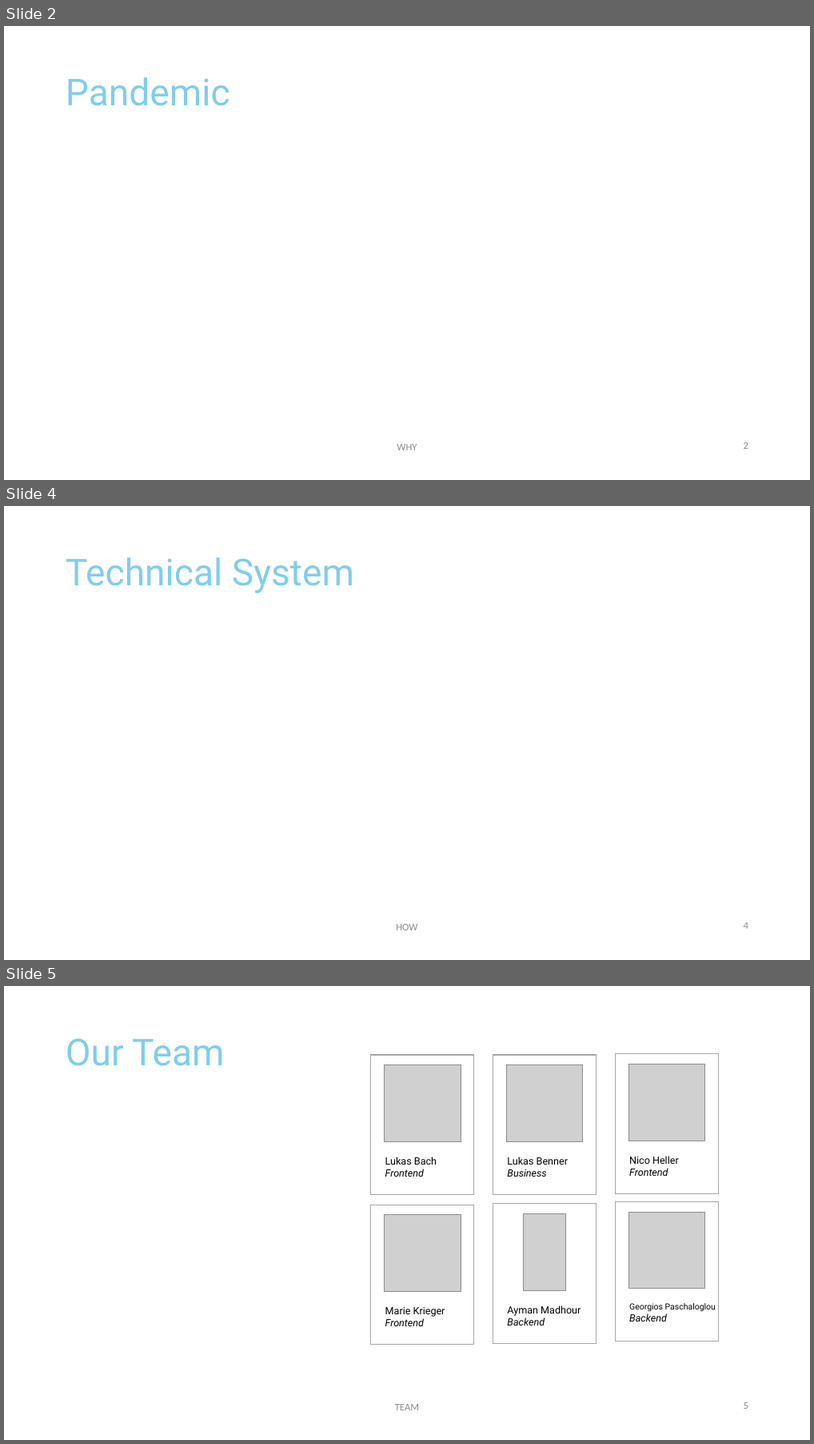
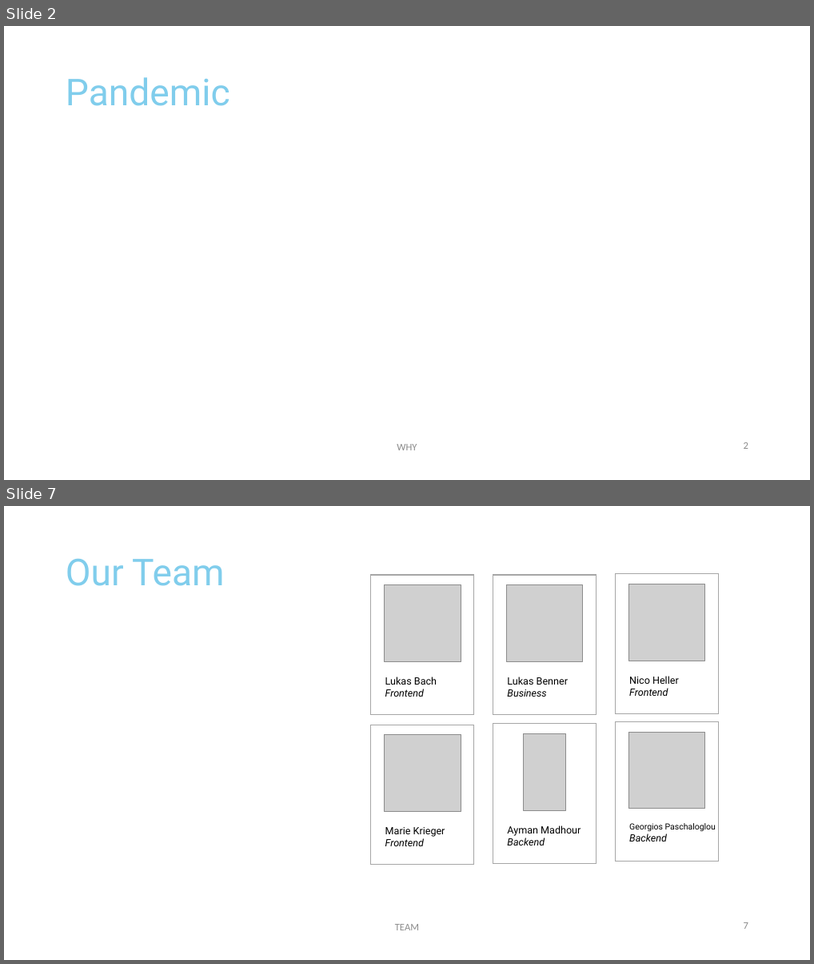
Before and after one commit to michael-spengler/Tracer-wwi19dsa, a slide deck: business/Tracer.pptx. Shown one above the other, each under a label of ours: slides 2, 4 and 5 before the commit, slides 2 and 7 after it; the slides between them are not shown. The pictures are 814x1444 and 814x964 pixels, drawn with LibreOffice and Linux fonts; fonts in the diff are those of the drawing; grey boxes stand for pictures; background and template pictures are left out. Boxes give left, top, right and bottom in pixels: in the first picture for what was removed or moved away, otherwise in the second. Text is boxed around its words. In the diff, an @@ line names an element or a change of style, - is before the commit and + after.

```diff
--- a/business/Tracer.pptx
+++ b/business/Tracer.pptx
@@ slide 4 removed at <box>4,506,810,960</box>, background #FFFFFF @@
@@ title removed at <box>66,557,354,593</box> @@
-Technical System
@@ text removed at <box>396,924,418,930</box> @@
-HOW
@@ page number removed at <box>744,922,749,928</box> @@
-4
@@ what was slide 5 is now slide 7 @@
@@ page number at <box>744,922,749,928</box>: text changed @@
-5
+7
```
Also in this commit, not shown: 2 slides changed, 3 slides added, 4 other files.
